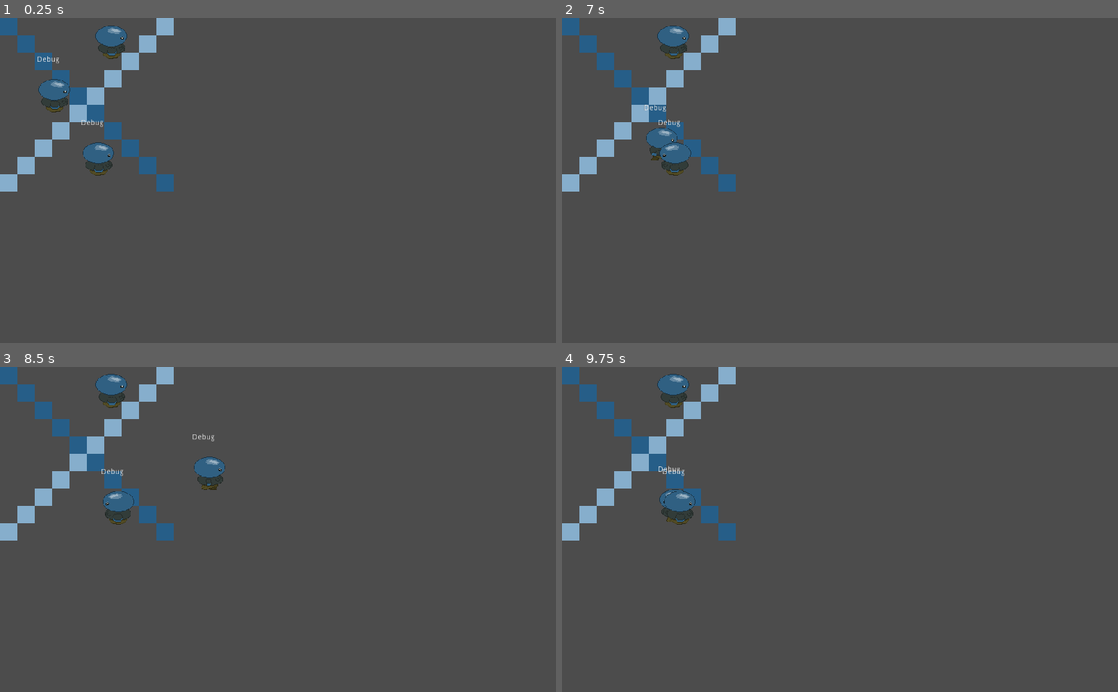
Above: before the commit, frames 1-4 (two rows, left to right).
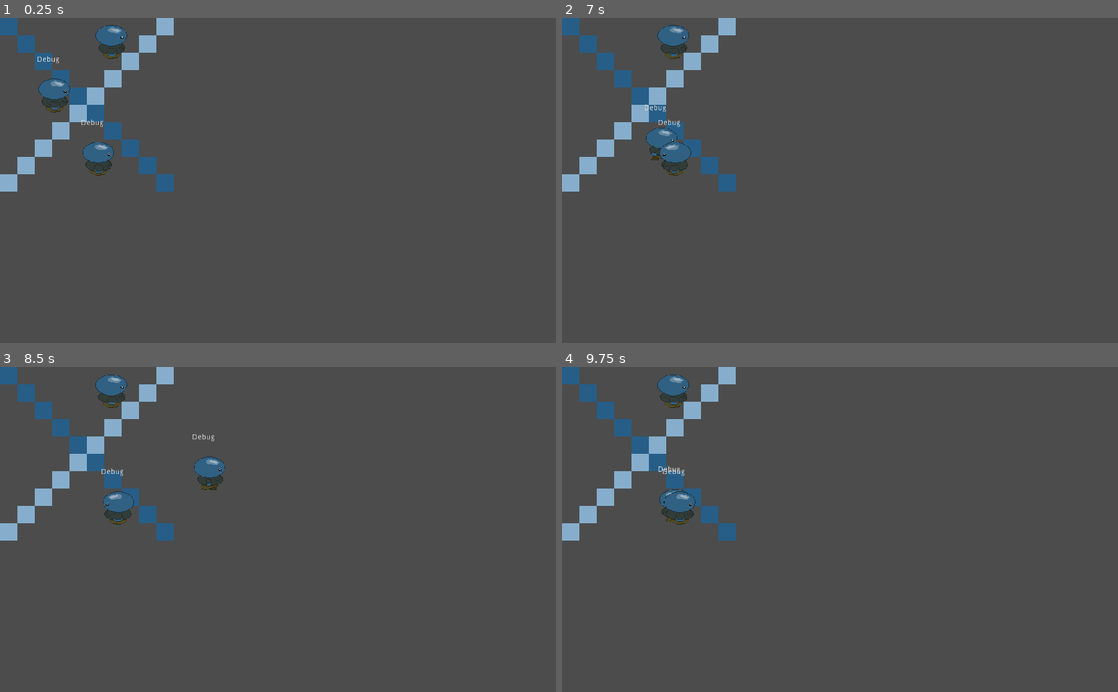
Above: after the commit, the same moments.

Repository: russmatney/beatemup-three
Game: Godot game, scene res://src/demos/WalkBotDemo.tscn
Same seed, same stepped clock (60 frames per second), same inputs: the game is played once before the commit and once after it.
Inputs:
- Up to frame 1 (0.25 s): no input
- Up to frame 2 (7 s): hold Right (move_right) 0.53-1.28 s; hold Space (attack) 0.53-1.28 s; hold Down (move_down) 1.28-2.03 s; tap Space (attack) every 1.5 s from 1.35 to 5.85 s; hold Right (move_right) 2.03-2.78 s; hold Space (attack) 2.03-2.78 s; hold W (move_up) 2.78-3.53 s; hold Space (attack) 3.53-4.28 s; hold Left (move_left) 3.53-5.03 s; hold Down (move_down) 5.03-5.78 s; hold Space (attack) 5.03-5.78 s; hold Right (move_right) 5.78-6.53 s; hold W (move_up) from 6.53 s (still down); hold Space (attack) from 6.53 s (still down)
- Up to frame 3 (8.5 s): release W (move_up) at 7.28 s; release Space (attack) at 7.28 s; hold Right (move_right) 7.28-8.03 s; tap Space (attack) at 7.35 s; hold Down (move_down) from 8.03 s (still down); hold Space (attack) from 8.03 s (still down)
- Up to frame 4 (9.75 s): release Down (move_down) at 8.78 s; release Space (attack) at 8.78 s; hold Left (move_left) 8.78-9.53 s; tap Space (attack) at 8.85 s; hold W (move_up) from 9.53 s (still down); hold Space (attack) from 9.53 s (still down)

The runs differ from the first frame. In frame 1, 0.2% of the frame differs, in the area x 6-23%, y 2-49%; in frame 2, 0.1%; in frame 3, 0.1%; in frame 4, 0.1%.

Commit message:
feat: basic attack queuing
Attacking too early now fires after the current punch is complete.

Diff:
--- a/src/Char.gd
+++ b/src/Char.gd
@@ -40,10 +40,6 @@
   face_area(hurtbox)
 
 func _process(_delta):
-  for i in get_slide_count():
-    var collision = get_slide_collision(i)
-    print("player coll", collision)
-
   var move_vector: Vector2 = get_move_vector()
   var old_facing = facing
   if move_vector.x > 0:
@@ -108,6 +104,8 @@
 func can_attack():
   return not punching and not kicking and not stunned and not knocked_back
 
+var attack_queue = 0
+
 func attack():
   if can_attack():
     if combo_count >= 2:
@@ -120,14 +118,24 @@
       # restart the combo timer.
       combo_timer.start(combo_timeout)
   else:
-    print("dead input, TODO handle combo-queuing")
-    # TODO queue punch/kick
+    if punching or kicking:
+      if attack_queue < 1:
+        attack_queue += 1
+      else:
+        print("refusing to queue more attacks")
+    elif stunned or knocked_back:
+      print("dead input, attack input while stunned/knocked_back")
+    else:
+      print("some other dead input on attack")
+
 
 func _on_ComboTimer_timeout():
   reset_combo()
 
+# Resets the combo and the queue
 func reset_combo():
   combo_count = 0
+  attack_queue = 0
 
 func punch():
   punching = true
@@ -143,6 +151,9 @@
 
   yield(get_tree().create_timer(punch_cooldown), "timeout")
   punching = false
+  if attack_queue > 0:
+    attack_queue -= 1
+    attack()
 
 func kick():
   kicking = true
@@ -170,6 +181,8 @@
   reset_combo()
   face_attacker(attacker)
   stunned = true
+  # TODO consider only knocking back on punch if they are close
+  # i.e. don't punch them out of punch-range
   apply_attack(attacker, PUNCH_FORCE)
   yield(get_tree().create_timer(stunned_time), "timeout")
   stunned = false
@@ -187,7 +200,6 @@
   if attacker.position.x > get_global_position().x:
     # attacker is on the right, so x should be negative
     force = force * -1
-  print("applying kick force", force)
   velocity += force
 
 func face_attacker(attacker):
--- a/src/Char.tscn
+++ b/src/Char.tscn
@@ -103,7 +103,6 @@
 [node name="AnimatedSprite" type="AnimatedSprite" parent="."]
 frames = SubResource( 1 )
 animation = "idle"
-frame = 1
 playing = true
 
 [node name="CollisionShape2D" type="CollisionShape2D" parent="."]
@@ -172,6 +171,7 @@
 text = "Debug"
 
 [node name="ComboTimer" type="Timer" parent="."]
+one_shot = true
 
 [connection signal="body_entered" from="StandingDetector" to="StandingDetector" method="_on_body_entered"]
 [connection signal="body_entered" from="FacingDetector" to="FacingDetector" method="_on_body_entered"]
